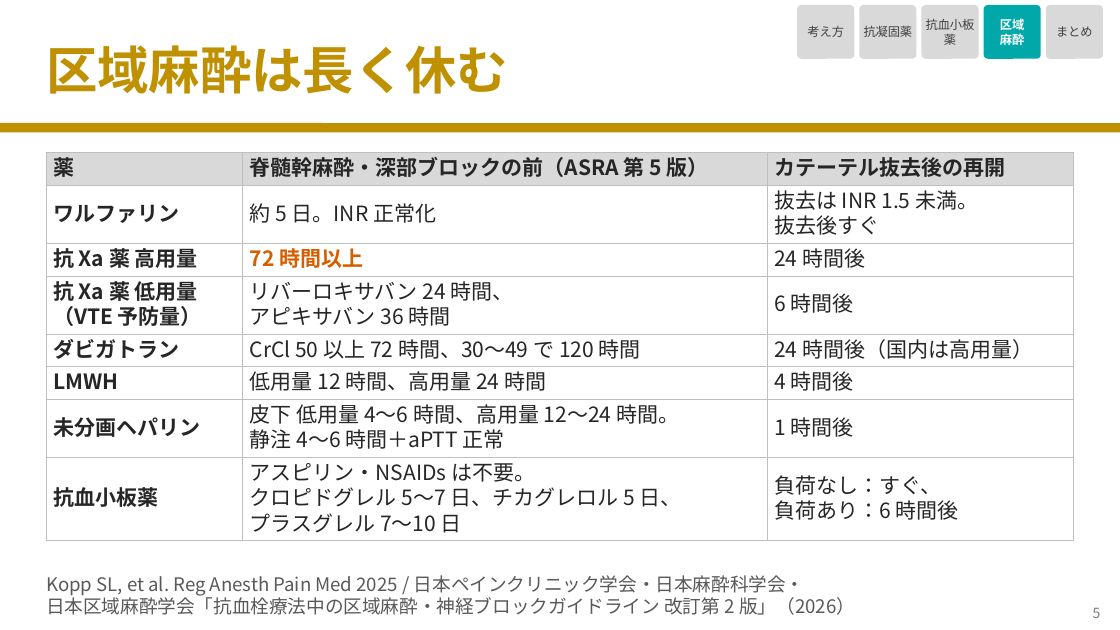
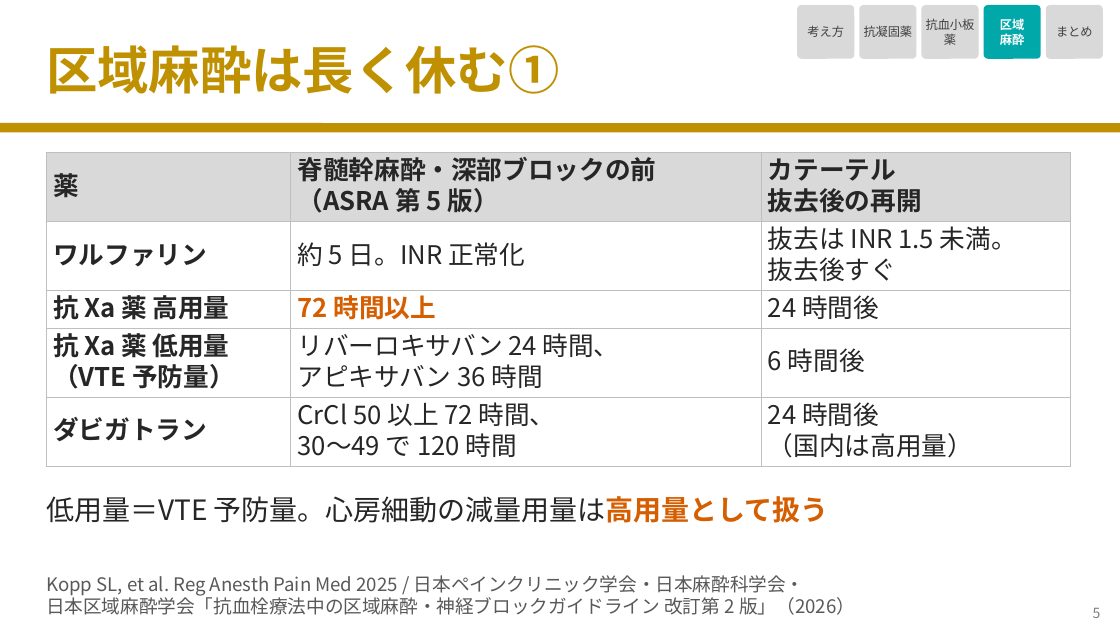
Before and after one commit to nobumitsu-3141/Anes-lecture, a slide deck: slide 6 of slides/4-12_antithrombotic_drugs/4-12_antithrombotic_drugs.pptx. Drawn at 1120x630 pixels with LibreOffice and Linux fonts; fonts in the diff are those of the drawing. Boxes give left, top, right and bottom in pixels: in the first picture for what was removed or moved away, otherwise in the second. Text is boxed around its words. In the diff, an @@ line names an element or a change of style, - is before the commit and + after.

```diff
--- a/slides/4-12_antithrombotic_drugs/4-12_antithrombotic_drugs.pptx
+++ b/slides/4-12_antithrombotic_drugs/4-12_antithrombotic_drugs.pptx
@@ title at [46,45,559,94]: text changed @@
-区域麻酔は長く休む
+区域麻酔は長く休む①
@@ table at [46,153,1071,462] @@
-row 1, column 2: 脊髄幹麻酔・深部ブロックの前（ASRA 第 5 版）
+row 1, column 2: 脊髄幹麻酔・深部ブロックの前 / （ASRA 第 5 版）
-row 1, column 3: カテーテル抜去後の再開
+row 1, column 3: カテーテル / 抜去後の再開
-row 5: ダビガトラン | CrCl 50 以上 72 時間、30〜49 で 120 時間 | 24 時間後（国内は高用量）
-row 6: LMWH | 低用量 12 時間、高用量 24 時間 | 4 時間後
-row 7: 未分画ヘパリン | 皮下 低用量 4〜6 時間、高用量 12〜24 時間。 / 静注 4〜6 時間＋aPTT 正常 | 1 時間後
-row 8: 抗血小板薬 | アスピリン・NSAIDs は不要。 / クロピドグレル 5〜7 日、チカグレロル 5 日、 / プラスグレル 7〜10 日 | 負荷なし：すぐ、 / 負荷あり：6 時間後
+row 5: ダビガトラン | CrCl 50 以上 72 時間、 / 30〜49 で 120 時間 | 24 時間後 / （国内は高用量）
@@ table: place and size @@
-table at [46,153,1075,537]
+table at [46,153,1071,462]
@@ text added at [46,496,829,523], 24 pt, text #262626 @@
+低用量＝VTE 予防量。心房細動の減量用量は高用量として扱う
```
Also in this commit, not shown: 4 other slides changed, 1 slide added, 2 other files.
